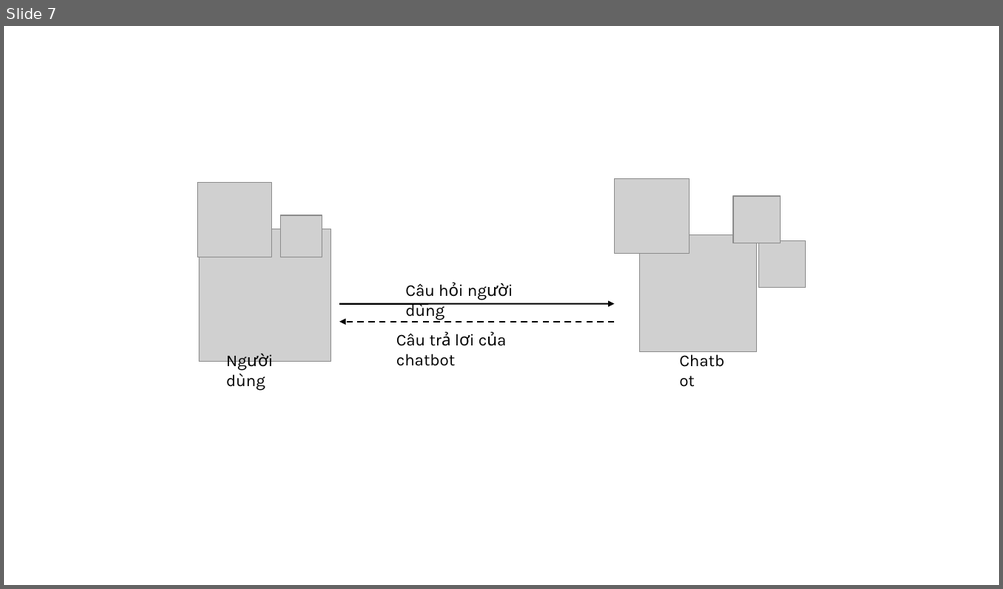
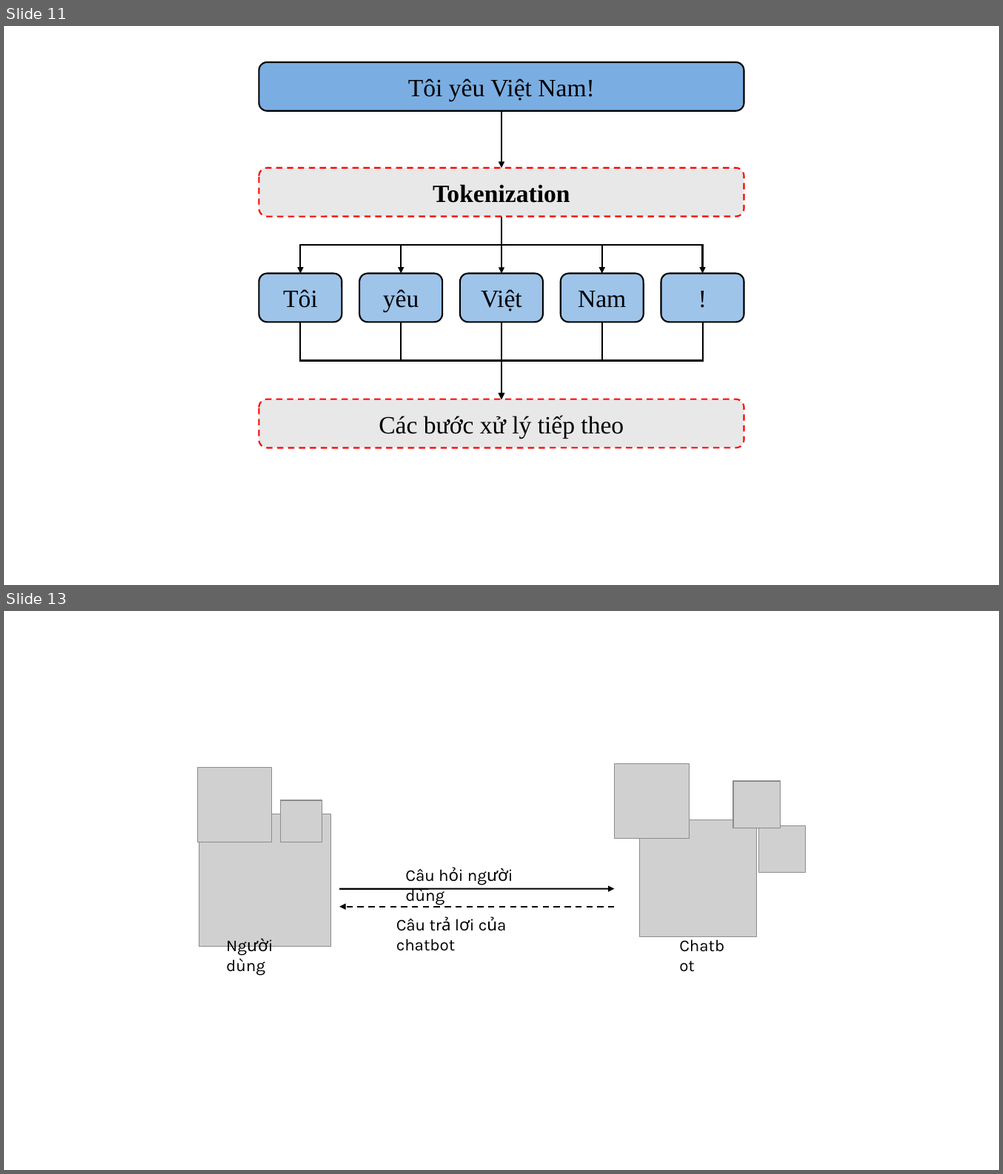
Before and after one commit to ngovanuc/Vietnamese_History_Chatbot, a slide deck: documents/hinh_ve_trong_cao_cao_do_an.pptx. Shown one above the other, each under a label of ours: slide 7 before the commit, slides 11 and 13 after it; the slides between them are not shown. The pictures are 1003x589 and 1003x1174 pixels, drawn with LibreOffice and Linux fonts; fonts in the diff are those of the drawing; grey boxes stand for pictures. Boxes give left, top, right and bottom in pixels: in the first picture for what was removed or moved away, otherwise in the second. Text is boxed around its words. In the diff, an @@ line names an element or a change of style, - is before the commit and + after.

```diff
--- a/documents/hinh_ve_trong_cao_cao_do_an.pptx
+++ b/documents/hinh_ve_trong_cao_cao_do_an.pptx
@@ slide 11 added at (4, 26, 999, 585), background #FFFFFF @@
@@ rounded rectangle added at (259, 62, 744, 111), fill #7AAEE2, outline #000000 1.5 pt, 24 pt, text #000000 @@
+Tôi yêu Việt Nam!
@@ arrow added from (502, 111) to (502, 168), #000000 1.5 pt @@
@@ rounded rectangle added at (259, 168, 744, 216), fill #E8E8E8, outline #FF0000 1.5 pt dashed, 24 pt, text #000000, bold @@
+Tokenization
@@ elbow arrow added from (502, 217) to (300, 274), #000000 1.5 pt @@
@@ elbow arrow added from (502, 217) to (401, 274), #000000 1.5 pt @@
@@ arrow added from (502, 217) to (502, 274), #000000 1.5 pt @@
@@ elbow arrow added from (502, 217) to (602, 274), #000000 1.5 pt @@
@@ elbow arrow added from (502, 217) to (703, 274), #000000 1.5 pt @@
@@ rounded rectangle added at (259, 274, 342, 322), fill #9EC4EA, outline #000000 1.5 pt, 24 pt, text #000000 @@
+Tôi
@@ rounded rectangle added at (359, 274, 442, 322), fill #9EC4EA, outline #000000 1.5 pt, 24 pt, text #000000 @@
+yêu
@@ rounded rectangle added at (460, 274, 543, 322), fill #9EC4EA, outline #000000 1.5 pt, 24 pt, text #000000 @@
+Việt
@@ rounded rectangle added at (560, 274, 643, 322), fill #9EC4EA, outline #000000 1.5 pt, 24 pt, text #000000 @@
+Nam
@@ rounded rectangle added at (661, 274, 744, 322), fill #9EC4EA, outline #000000 1.5 pt, 24 pt, text #000000 @@
+!
@@ elbow arrow added from (300, 322) to (502, 400), #000000 1.5 pt @@
@@ elbow arrow added from (401, 322) to (502, 400), #000000 1.5 pt @@
@@ arrow added from (502, 322) to (502, 400), #000000 1.5 pt @@
@@ elbow arrow added from (602, 322) to (502, 400), #000000 1.5 pt @@
@@ elbow arrow added from (703, 322) to (502, 400), #000000 1.5 pt @@
@@ rounded rectangle added at (259, 400, 744, 449), fill #E8E8E8, outline #FF0000 1.5 pt dashed, 24 pt, text #000000 @@
+Các bước xử lý tiếp theo
@@ what was slide 7 is now slide 13 @@
```
Also in this commit, not shown: 4 slides changed, 5 other slides added, 1 other file.
